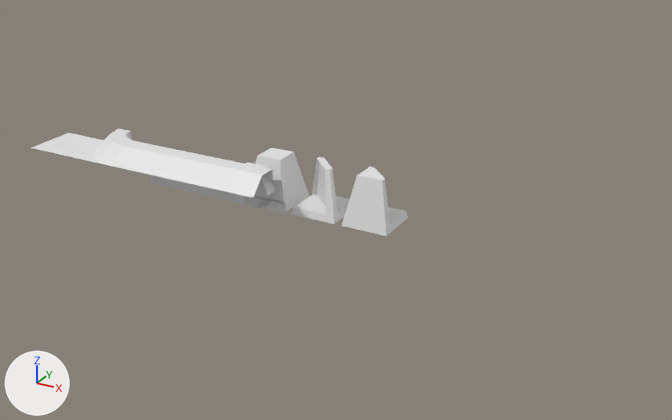
Two versions of the FBX model Assets/My Assets/Models/Tiles/Tiles.fbx, one commit apart.
Rendered twice from a 50 mm camera at (10.5, -13.23, 6.67) aimed at (3.43, -0.37, 0.24). Arrows for +X, +Y and +Z are at lower left; the lights stay in place. Where no turn or scale is listed for an object, it has been applied to the vertices.

In view in the first picture: 'Block', 'Ceiling', 'Corner', 'Laser', 'One Side Mirror', 'Receiver', 'Two Side Mirror', 'Wall'.
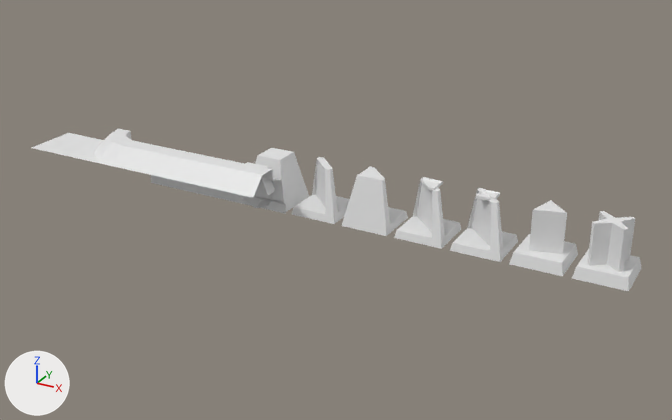
Where the change shows, as pixel boxes [x1, y1, x2, y2] in the pictures (672 x 420 px):
'Diffraction Grid', added: after [572, 211, 641, 291]
'Prism', added: after [509, 200, 578, 276]
'Two Way Mirror', added: after [450, 188, 518, 262]
'One Way Mirror', added: after [394, 177, 461, 249]

The change, as a diff of the scene's bpy script:
```diff
--- a/Assets/My Assets/Models/Tiles/Tiles.fbx.py
+++ b/Assets/My Assets/Models/Tiles/Tiles.fbx.py
@@ me_two_side_mirror_002 @@
+me_two_side_mirror_002.from_pydata(...)  # 60 vertices, 48 faces; spans x -0.43..0.43, y -0.43..0.43, z 0.0..0.925
@@ me_tile_002 @@
+me_tile_002.from_pydata(...)  # 32 vertices, 27 faces; spans x -0.43..0.43, y -0.43..0.43, z 0.0..0.9
@@ me_tile_001 @@
+me_tile_001.from_pydata(...)  # 14 vertices, 10 faces; spans x -0.43..0.43, y -0.43..0.43, z 0.0..0.9
@@ me_two_side_mirror_001 @@
+me_two_side_mirror_001.from_pydata(...)  # 44 vertices, 35 faces; spans x -0.43..0.43, y -0.43..0.43, z 0.0..0.927
@@ ob_two_way_mirror @@
+ob_two_way_mirror = bpy.data.objects.new('Two Way Mirror', me_two_side_mirror_002)
+ob_two_way_mirror.location = (6.0, 0.0, 0.0)
@@ ob_diffraction_grid @@
+ob_diffraction_grid = bpy.data.objects.new('Diffraction Grid', me_tile_002)
+ob_diffraction_grid.location = (8.0, 0.0, 0.0)
@@ ob_prism @@
+ob_prism = bpy.data.objects.new('Prism', me_tile_001)
+ob_prism.location = (7.0, 0.0, 0.0)
@@ ob_one_way_mirror @@
+ob_one_way_mirror = bpy.data.objects.new('One Way Mirror', me_two_side_mirror_001)
+ob_one_way_mirror.location = (5.0, 0.0, 0.0)
```
